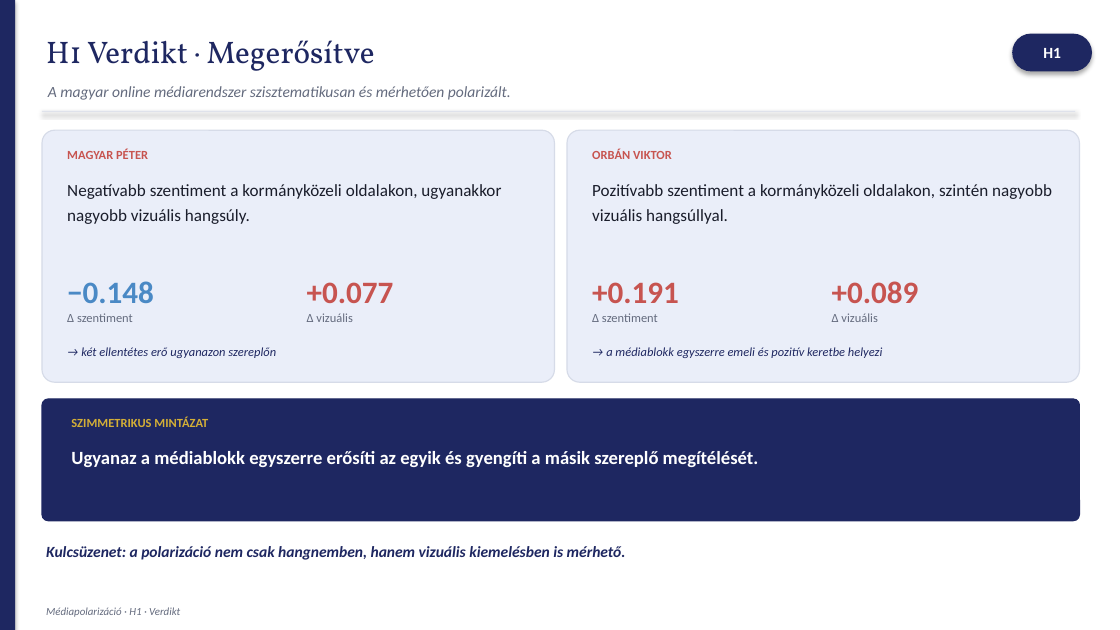
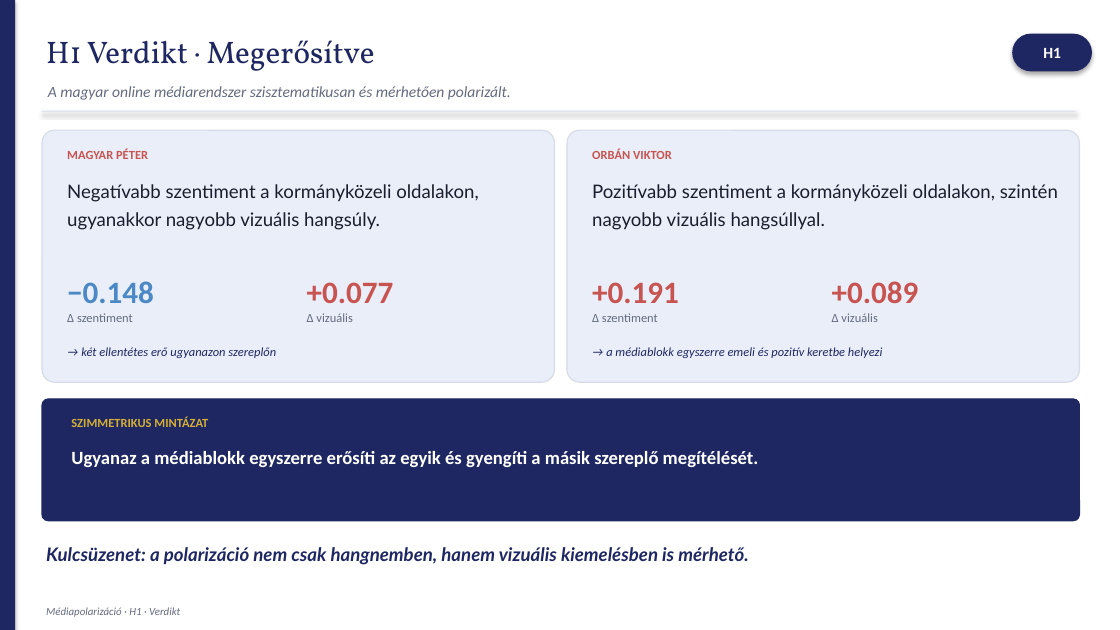
Before and after one commit to fberti/kontraszt-research, a slide deck: slide 9 of presentation/presentation_slides.pptx. Drawn at 1120x630 pixels with LibreOffice and Linux fonts; fonts in the diff are those of the drawing. Boxes give left, top, right and bottom in pixels: in the first picture for what was removed or moved away, otherwise in the second. Text is boxed around its words. In the diff, an @@ line names an element or a change of style, - is before the commit and + after.

```diff
--- a/presentation/presentation_slides.pptx
+++ b/presentation/presentation_slides.pptx
@@ text "Negatívabb szentiment a kormányközeli oldalakon, ..." at box(67, 184, 479, 230): size 11 to 12 pt, font Calibri to Lato @@
@@ text "Pozitívabb szentiment a kormányközeli oldalakon, ..." at box(592, 184, 1058, 230): size 11 to 12 pt, font Calibri to Lato @@
@@ text "Kulcsüzenet: a polarizáció nem csak ..." at box(46, 547, 748, 565): size 10 to 12 pt, font Calibri to Lato @@
```
Also in this commit, not shown: 17 other slides changed, 2 other files.
